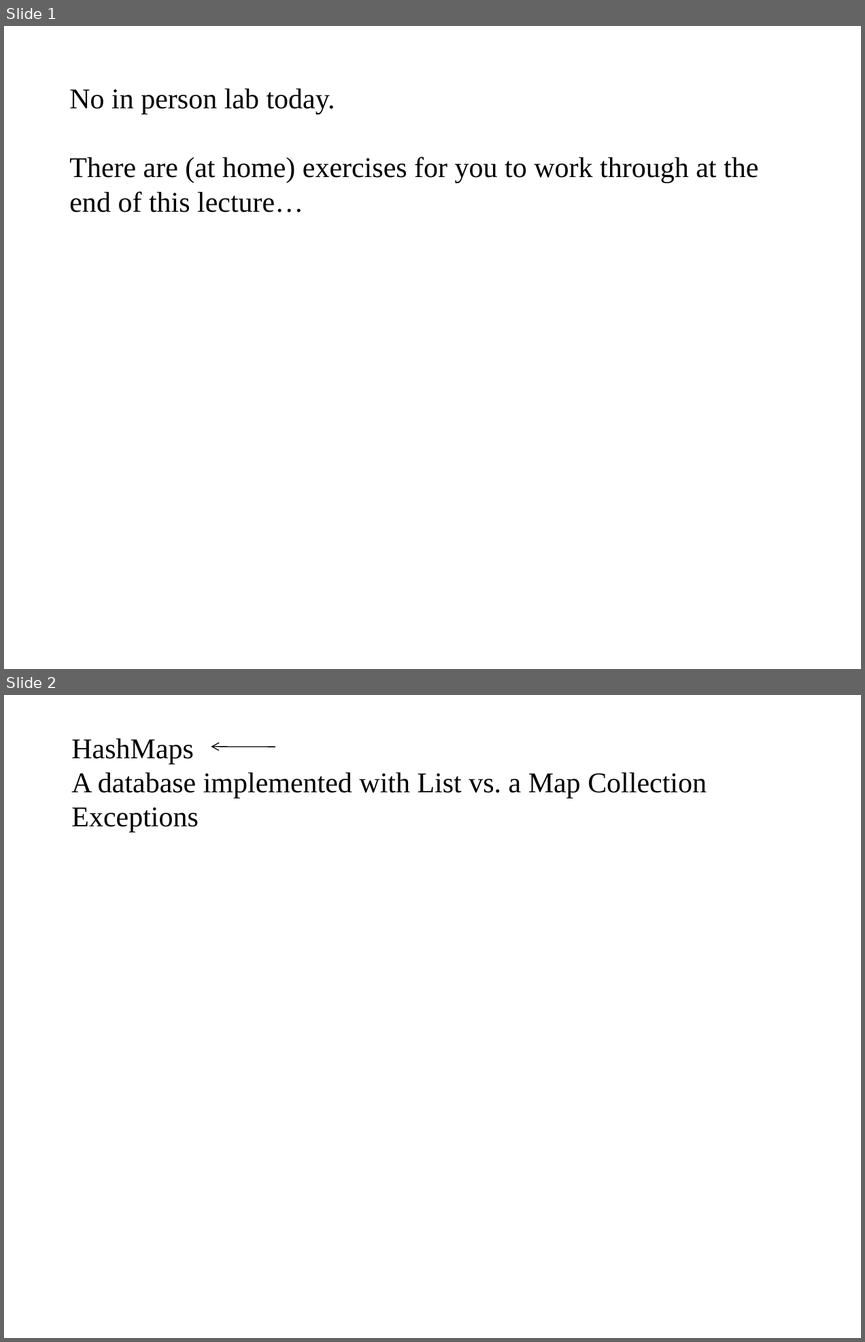
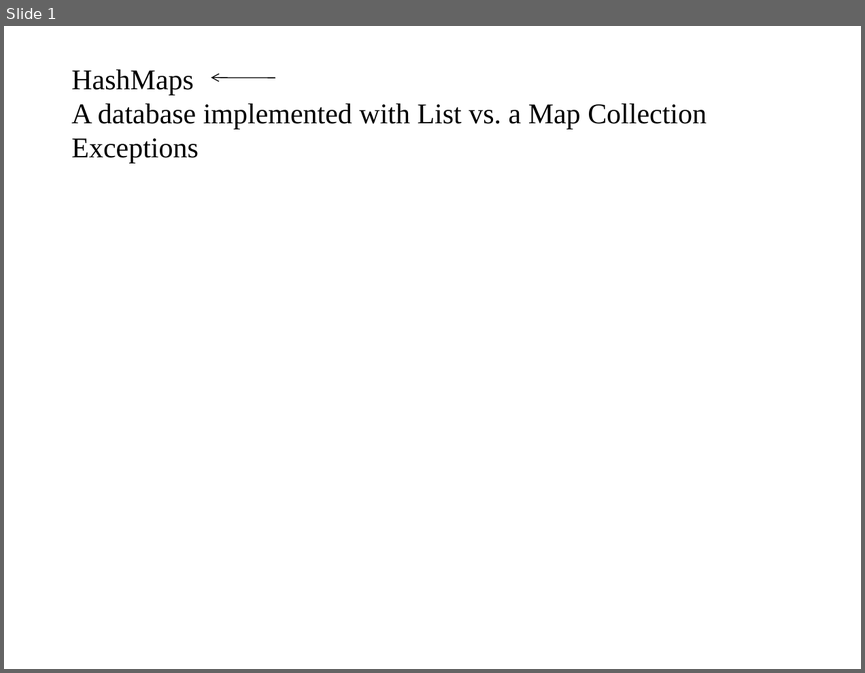
Before and after one commit to afodor/afodor.github.io, a slide deck: classes/prog2016/Prog3-Lecture09.ppt. Shown one above the other, each under a label of ours: slides 1 and 2 before the commit, slide 1 after it. The pictures are 865x1342 and 865x673 pixels, drawn with LibreOffice and Linux fonts; fonts in the diff are those of the drawing. Boxes give left, top, right and bottom in pixels: in the first picture for what was removed or moved away, otherwise in the second. Text is boxed around its words. In the diff, an @@ line names an element or a change of style, - is before the commit and + after.

Commit message:
web site through lecture 9

```diff
--- a/classes/prog2016/Prog3-Lecture09.ppt
+++ b/classes/prog2016/Prog3-Lecture09.ppt
@@ slide 1 removed at (4,26,861,669), background #FFFFFF @@
@@ text removed at (69,89,758,212) @@
-No in person lab today.
-There are (at home) exercises for you to work through at the end of this lecture…
@@ what was slide 2 is now slide 1 @@
```
Also in this commit, not shown: 2 other slides removed, 2 other files.
